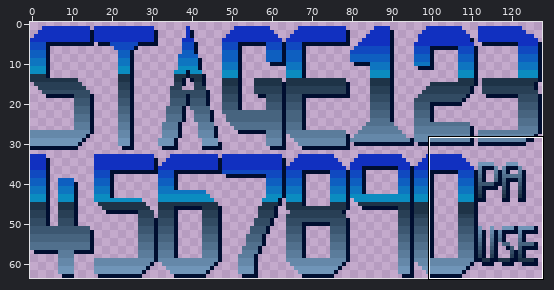
Pixel-art file: SpaceInvaders/res/img/Misc/StageText.ase. Above, an overview of the earlier version with the close-up marked.
Close-up. As it was:
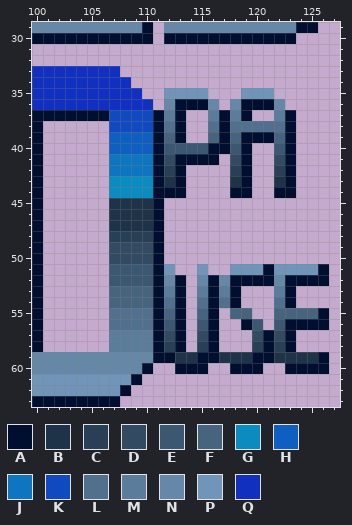
128x64 pixels, 1 frame. Shown: x 100..127, y 29..63.
Palette (. is transparent): A #000e30  B #1e3347  C #283f55  D #324b63  E #3c5771  F #47647f  G #0b8cc0  H #0e5fc0  J #0e75c0  K #1049c0  L #51708d  M #5b7c9b  N #6588a9  P #7095b8  Q #1130c0
Pixels before, first column x 100:
29 NNNNNNNNNNA.NNNNNNNNNNNNAA.
30 AAAAAAAAAAA.AAAAAAAAAAAA...
31 ...........................
32 ...........................
33 QQQQQQQQ...................
34 QQQQQQQQQ..................
35 QQQQQQQQQQ..PPPP...PPP.....
36 QQQQQQQQQQQ.NAAAN.NAAAN....
37 AAAAAAAKKKKAMA..MAMA..MA...
38 A......KKKKALA..LALLLLLA...
39 A......HHHHAFA..FAFAAAFA...
40 A......HHHHAEEEEAAEA..EA...
41 A......JJJJADAAAA.DA..DA...
42 A......JJJJACA....CA..CA...
43 A......GGGGABA....BA..BA...
44 A......GGGGAAA....AA..AA...
45 A......BBBBA...............
46 A......BBBBA...............
47 A......BBBBA...............
48 A......CCCCA...............
49 A......DDDDA...............
50 A......DDDDA...............
51 A......EEEEAP..P..PPPAPPPPA
52 A......EEEEANA.NANAAAANAAAA
53 A......FFFFAMA.MAMA...MA...
54 A......FFFFALA.LALA...LA...
55 A......LLLLAFA.FA.FF..FFFFA
56 A......LLLLAEA.EA..AE.EAAAA
57 A......MMMMADA.DA...DADA...
58 A......MMMMACA.CA...CACA...
59 NNNNNNNNNNNAABBAABBBAABBBBA
60 NNNNNNNNNNA..AAA..AAA..AAAA
61 PPPPPPPPPA.................
62 PPPPPPPPA..................
63 AAAAAAAA...................
Once edited:
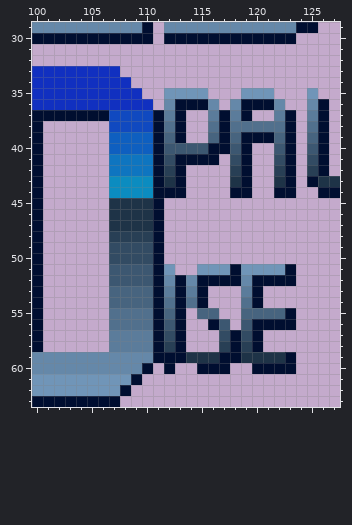
Difference:
y 35: x 125 . -> P
y 36: x 125..126 .. -> NA
y 37: x 125..126 .. -> MA
y 38: x 125..126 .. -> LA
y 39: x 125..126 .. -> FA
y 40: x 125..126 .. -> EA
y 41: x 125..126 .. -> DA
y 42: x 125..126 .. -> CA
y 43: x 125..127 ... -> ABB
y 44: x 126..127 .. -> AA
y 51: x 116..118 ..P -> PPA; x 121 A -> P; x 123..126 PPPA -> A...
y 52: x 114..115 .N -> NA; x 117 N -> A; x 119 A -> N; x 122 N -> A; x 124..126 AAA -> ...
y 53: x 114..120 .MAMA.. -> MA...MA; x 122..123 MA -> ..
y 54: x 114..120 .LALA.. -> LA...LA; x 122..123 LA -> ..
y 55: x 116 A -> F; x 118 F -> .; x 120..121 .. -> FF; x 123..126 FFFA -> A...
y 56: x 115 E -> .; x 117 . -> E; x 119..122 AE.E -> EAAA; x 124..126 AAA -> ...
y 57: x 115..123 DA...DADA -> ..DADA...
y 58: x 115..123 CA...CACA -> ..CACA...
y 59: x 113 B -> A; x 115..118 AABB -> BBAA; x 120..121 AA -> BB; x 123..126 BBBA -> A...
y 60: x 112..114 .AA -> A..; x 116..119 ..AA -> AA..; x 121..122 .. -> AA; x 124..126 AAA -> ...
Where, in picture pixels (left, top, right, bottom), the same in both close-ups:
added: (307, 88, 340, 198)
changed: (164, 264, 329, 374)
